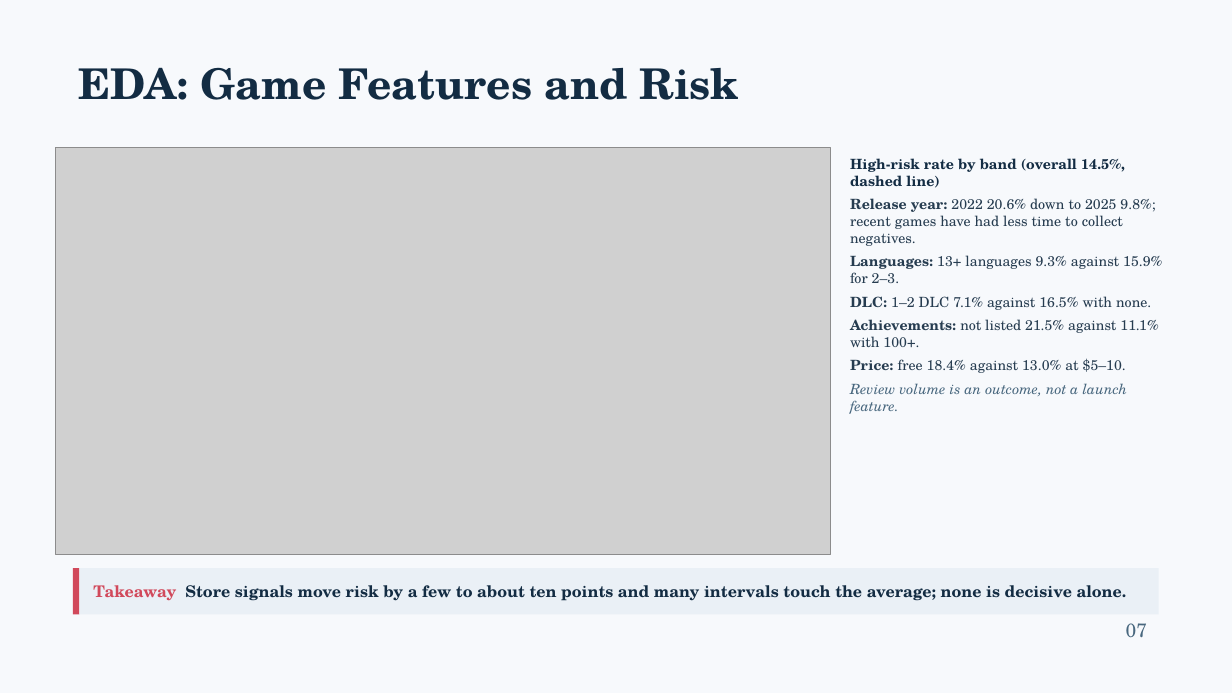
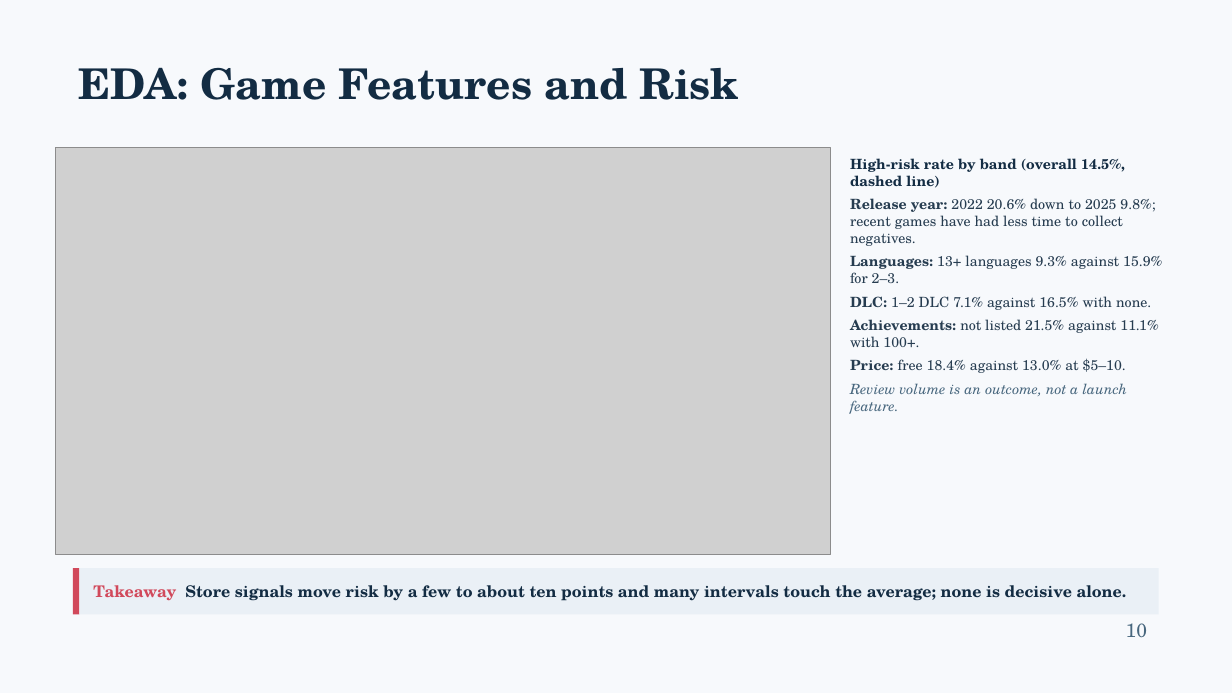
Before and after one commit to Shan713/IndieGuard, a slide deck: slide 10 of slides/review1.pptx (slide 7 before the commit). Drawn at 1232x693 pixels with LibreOffice and Linux fonts; fonts in the diff are those of the drawing; grey boxes stand for pictures. Boxes give left, top, right and bottom in pixels: in the first picture for what was removed or moved away, otherwise in the second. Text is boxed around its words. In the diff, an @@ line names an element or a change of style, - is before the commit and + after.

```diff
--- a/slides/review1.pptx
+++ b/slides/review1.pptx
@@ text at (1126, 623, 1147, 638): text changed @@
-07
+10
```
Also in this commit, not shown: 11 other slides changed, 6 slides added.
